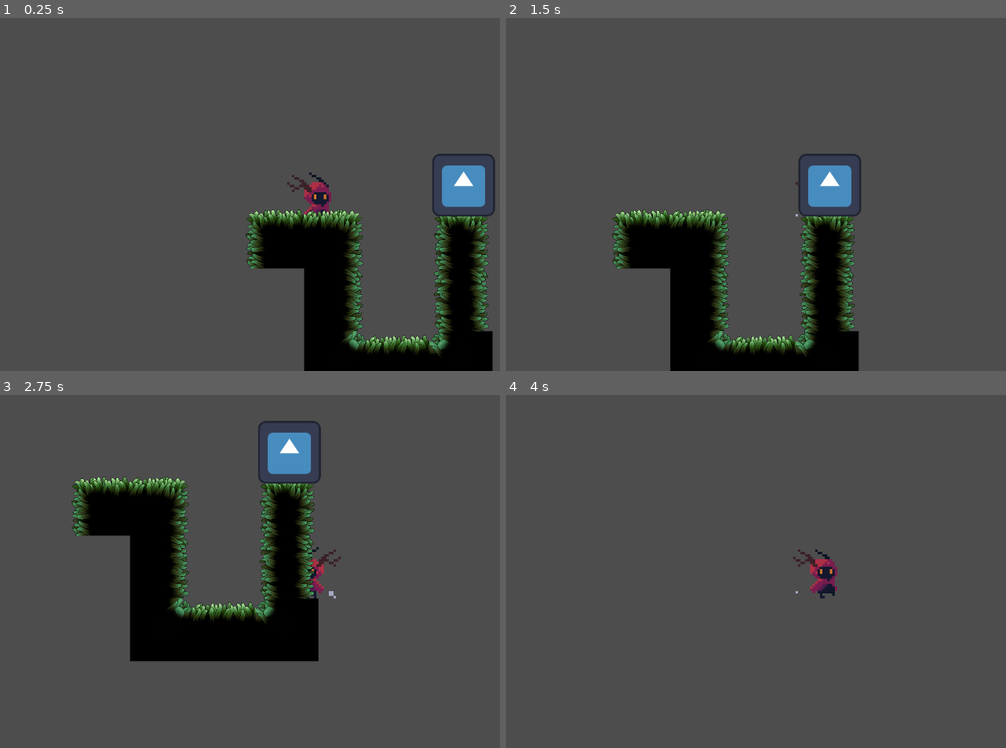
Above: before the commit, frames 1-4 (two rows, left to right).
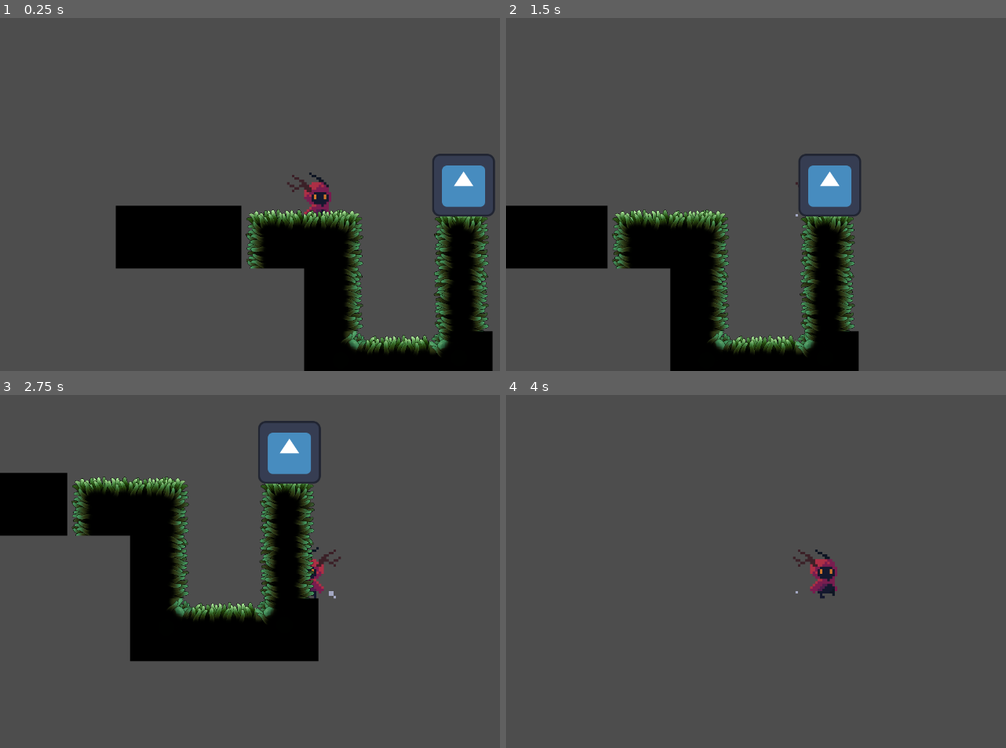
Above: after the commit, the same moments.

Repository: jwong65/GodotPlatformer
Game: Godot game, scene res://scenes/TestLevel.tscn
The game is run twice, just before and just after one commit, with the same random seed, the same clock (stepped at 60 frames per second) and the same inputs. The engine's default icon, where the game draws it, is replaced by a stand-in: a white triangle on a blue panel in a dark square.
Inputs:
- Up to frame 1 (0.25 s): no input
- Up to frame 2 (1.5 s): hold Right (move_right) from 0.53 s (still down); tap W (jump) at 0.77 s
- Up to frame 3 (2.75 s): tap W (jump) at 1.52 s; release Right (move_right) at 2.03 s; hold Left (move_left) from 2.03 s (still down)
- Up to frame 4 (4 s): release Left (move_left) at 2.78 s; hold Right (move_right) from 2.78 s (still down); tap W (jump) at 3.02, 3.77 s

The runs differ from the first frame. In frame 1, 4.5% of the frame differs, in the area x 23-49%, y 53-71%; in frame 2, 3.6%; in frame 3, 2.4%; in frame 4, nothing differs.

Commit message:
Added a black block so you can see testing character walk cycles

Diff:
--- a/player/player.tscn
+++ b/player/player.tscn
@@ -895,6 +895,11 @@
 "loop": true,
 "name": &"default",
 "speed": 5.0
+}, {
+"frames": [],
+"loop": true,
+"name": &"new_animation",
+"speed": 5.0
 }]
 
 [node name="Player" type="CharacterBody2D"]
@@ -911,5 +916,5 @@
 
 [node name="AnimatedSprite2D" type="AnimatedSprite2D" parent="."]
 sprite_frames = SubResource("SpriteFrames_ama2g")
-animation = &"Idle"
+animation = &"new_animation"
 autoplay = "Idle"
--- a/scenes/TestLevel.tscn
+++ b/scenes/TestLevel.tscn
@@ -34,7 +34,7 @@
 scale = Vector2(0.25, 0.25)
 tile_set = ExtResource("2_1fpmp")
 format = 2
-layer_0/tile_data = PackedInt32Array(65535, 0, 0, 0, 131072, 0, 65536, 131072, 1, 2, 196608, 0, 65538, 196608, 1, 131073, 65536, 0, 131072, 262144, 1610612736, 131074, 262144, 805306368)
+layer_0/tile_data = PackedInt32Array(65535, 0, 0, 0, 131072, 0, 65536, 131072, 1, 2, 196608, 0, 65538, 196608, 1, 131073, 65536, 0, 131072, 262144, 1610612736, 131074, 262144, 805306368, 65534, 65536, 1, 65533, 65536, 1)
 
 [node name="Camera2D" type="Camera2D" parent="."]
 zoom = Vector2(3, 3)
